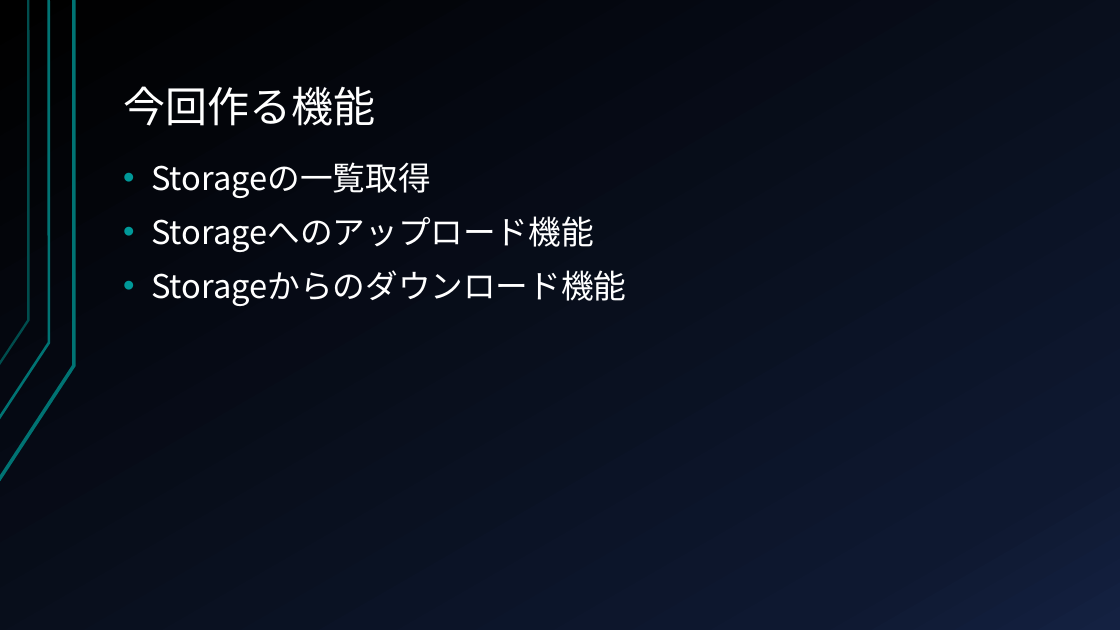
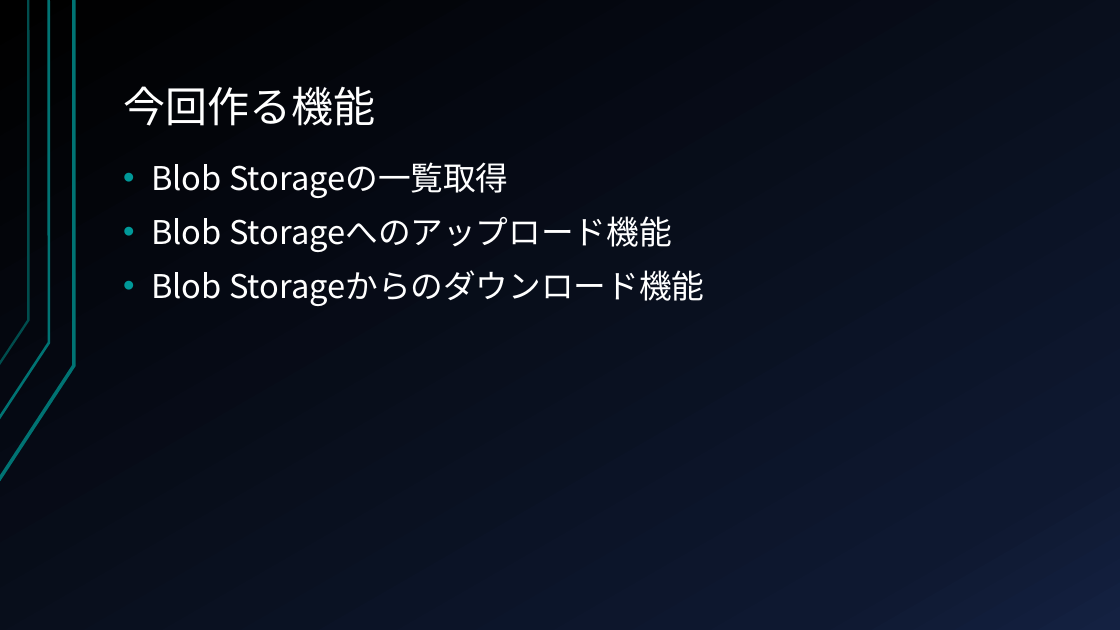
Before and after one commit to CryEarth/StorageUWPApps, a slide deck: slide 19 of チュートリアルなど.pptx. Drawn at 1120x630 pixels with LibreOffice and Linux fonts; fonts in the diff are those of the drawing. Boxes give left, top, right and bottom in pixels: in the first picture for what was removed or moved away, otherwise in the second. Text is boxed around its words. In the diff, an @@ line names an element or a change of style, - is before the commit and + after.

```diff
--- a/チュートリアルなど.pptx
+++ b/チュートリアルなど.pptx
@@ text at bbox=[151, 162, 704, 306]: text changed @@
-• Storageの一覧取得
-• Storageへのアップロード機能
-• Storageからのダウンロード機能
+• Blob Storageの一覧取得
+• Blob Storageへのアップロード機能
+• Blob Storageからのダウンロード機能
```
Also in this commit, not shown: 1 other file.
